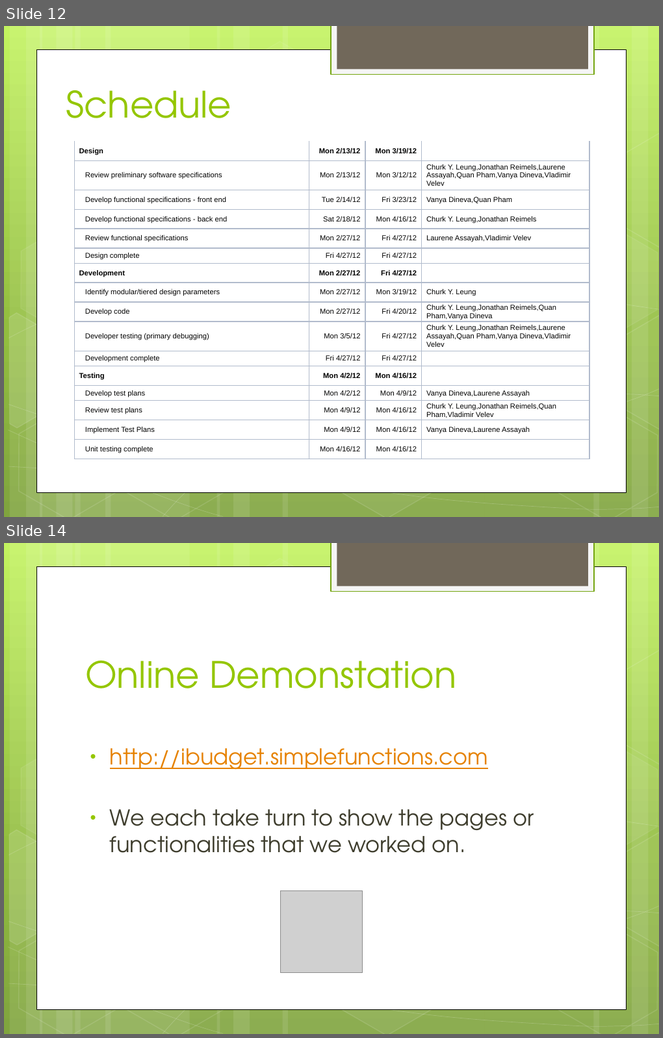
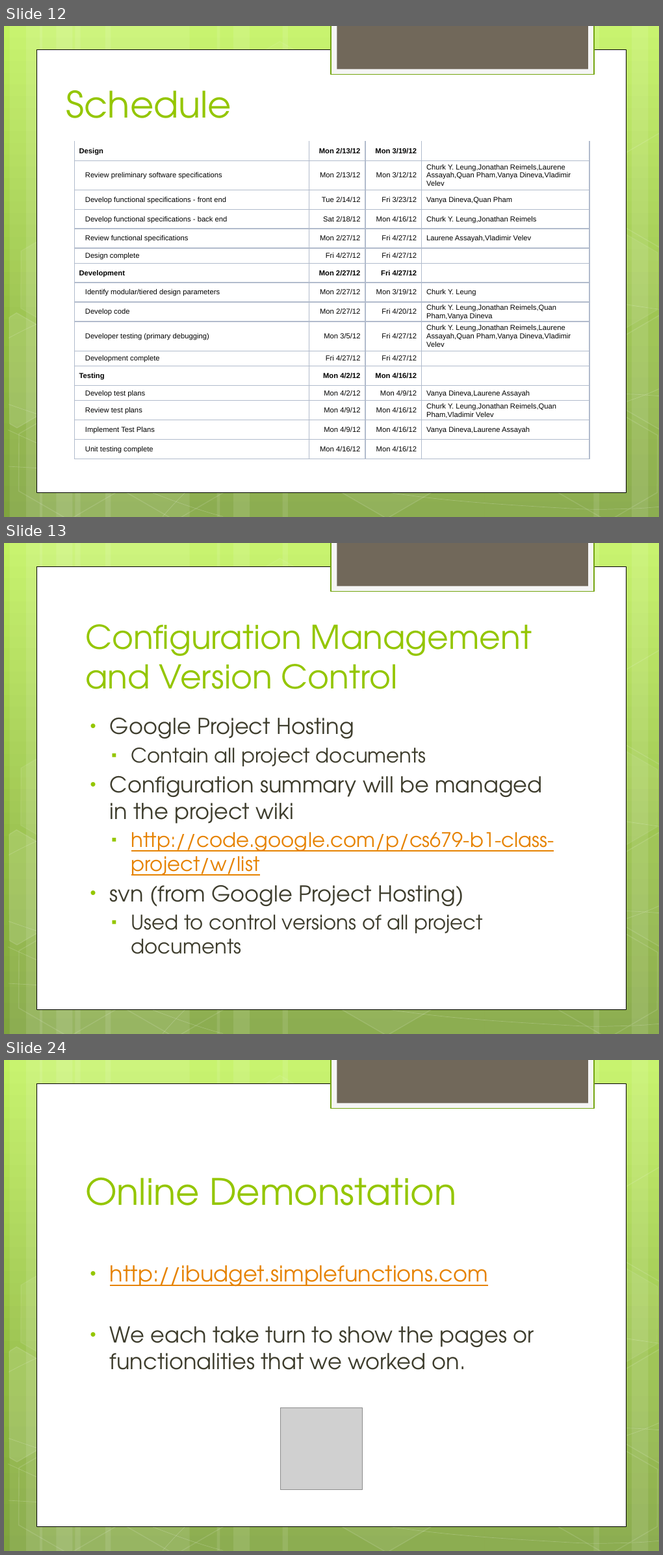
Before and after one commit to hiyenwong/cs679-b1-class-project, a slide deck: deliverables/final/Final Presentation.pptx. Shown one above the other, each under a label of ours: slides 12 and 14 before the commit, slides 12, 13 and 24 after it; the slides between them are not shown. The pictures are 663x1038 and 663x1555 pixels, drawn with LibreOffice and Linux fonts; fonts in the diff are those of the drawing; grey boxes stand for pictures. Boxes give left, top, right and bottom in pixels: in the first picture for what was removed or moved away, otherwise in the second. Text is boxed around its words. In the diff, an @@ line names an element or a change of style, - is before the commit and + after.

Commit message:
Work in Final Presentation.pptx

```diff
--- a/deliverables/final/Final Presentation.pptx
+++ b/deliverables/final/Final Presentation.pptx
@@ slide 13 added at box(4, 543, 659, 1034), background gradient #C3F35F to #93BF3F to #81A53E; not listed: 31 template elements that a slide beside it also shows @@
@@ title added at box(85, 624, 532, 689), 36 pt, text #94C600 @@
+Configuration Management and Version Control
@@ text added at box(110, 717, 555, 954), 22 pt, text #3E3D2D @@
+• Google Project Hosting
+  ▪ Contain all project documents
+• Configuration summary will be managed in the project wiki
+  ▪ http://code.google.com/p/cs679-b1-class-project/w/list
+• svn (from Google Project Hosting)
+  ▪ Used to control versions of all project documents
@@ what was slide 14 is now slide 24 @@
```
Also in this commit, not shown: 9 other slides added, 7 slides removed.
